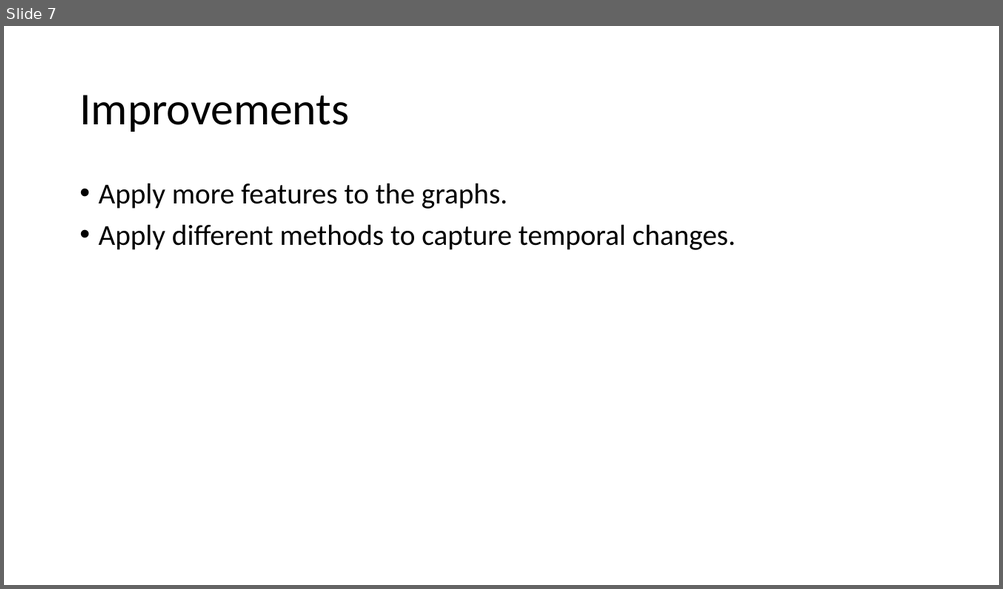
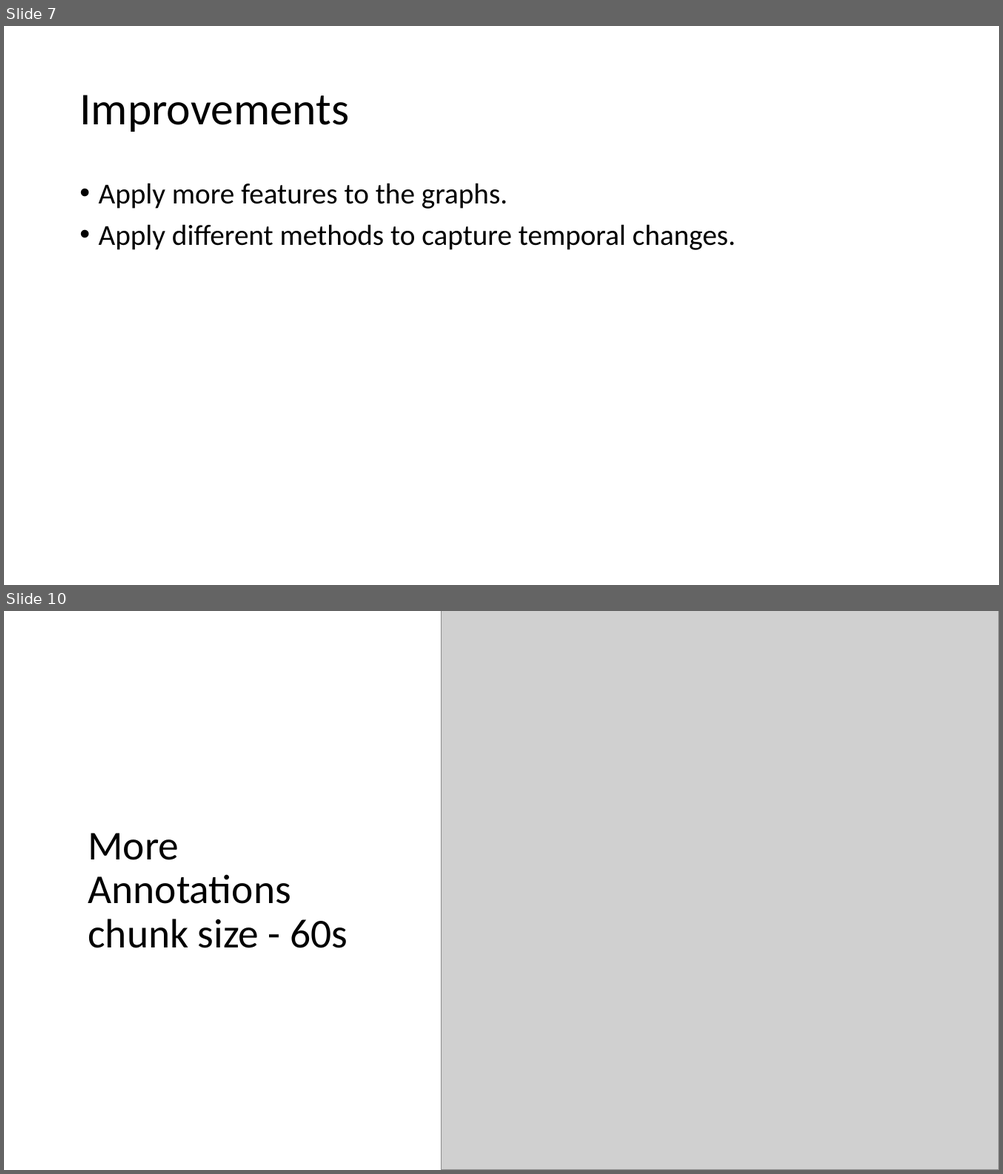
Before and after one commit to Ziolo1999/GNNsFootballEventSpotting, a slide deck: Notes/Code_Description.pptx. Shown one above the other, each under a label of ours: slide 7 before the commit, slides 7 and 10 after it; the slides between them are not shown. The pictures are 1003x589 and 1003x1174 pixels, drawn with LibreOffice and Linux fonts; fonts in the diff are those of the drawing; grey boxes stand for pictures. Boxes give left, top, right and bottom in pixels: in the first picture for what was removed or moved away, otherwise in the second. Text is boxed around its words. In the diff, an @@ line names an element or a change of style, - is before the commit and + after.

```diff
--- a/Notes/Code_Description.pptx
+++ b/Notes/Code_Description.pptx
@@ slide 10 added at [4,611,999,1170], background #FFFFFF @@
@@ picture added at [441,611,999,1170] @@
@@ title added at [88,833,347,948], 39.6 pt, text #000000 @@
+More Annotations
+chunk size - 60s
```
Also in this commit, not shown: 12 other slides added, 17 other files.
